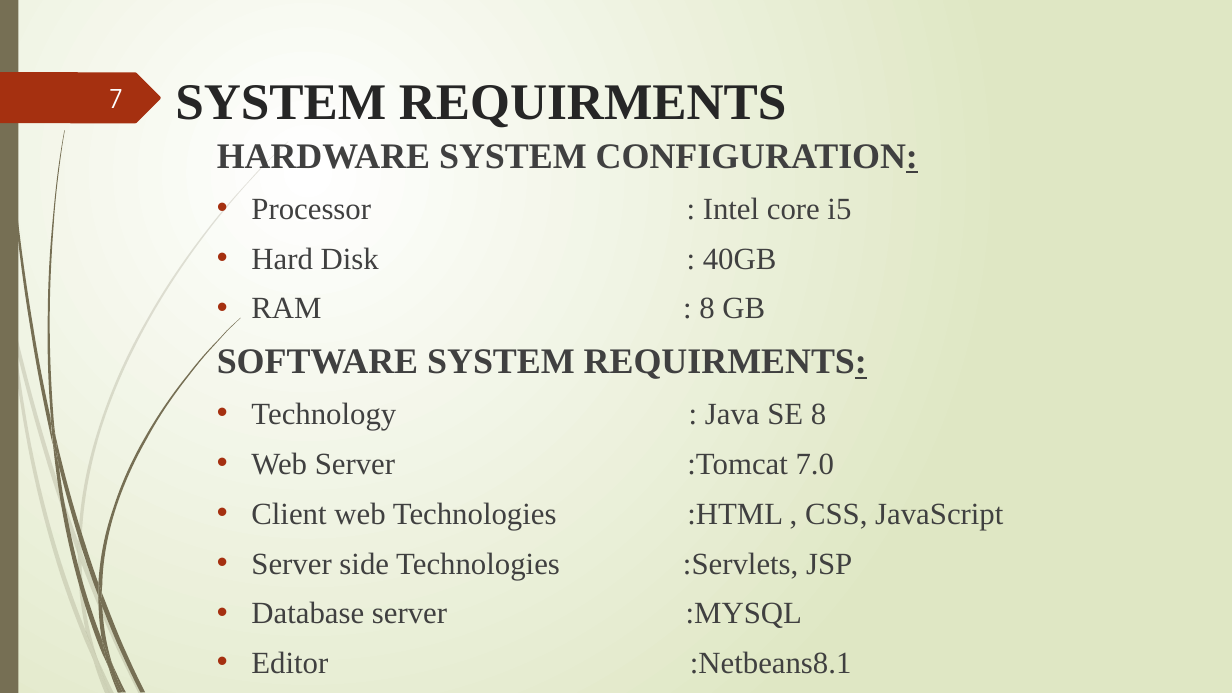
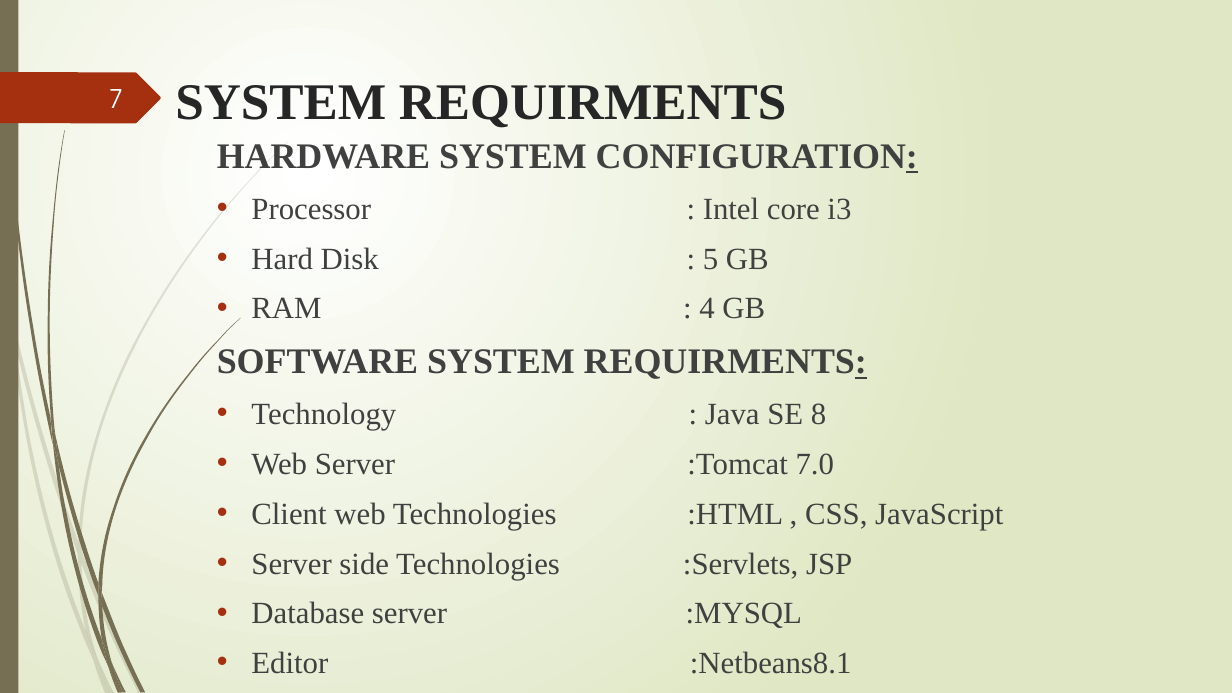
Before and after one commit to Dayakar-CSE/Miniproject-CloudSec, a slide deck: slide 7 of CloudSec ppt 2025.pptx. Drawn at 1232x693 pixels with LibreOffice and Linux fonts; fonts in the diff are those of the drawing. Boxes give left, top, right and bottom in pixels: in the first picture for what was removed or moved away, otherwise in the second. Text is boxed around its words. In the diff, an @@ line names an element or a change of style, - is before the commit and + after.

```diff
--- a/CloudSec ppt 2025.pptx
+++ b/CloudSec ppt 2025.pptx
@@ text at [251, 197, 851, 319]: text changed @@
-• Processor : Intel core i5
-• Hard Disk : 40GB
-• RAM : 8 GB
+• Processor : Intel core i3
+• Hard Disk : 5 GB
+• RAM : 4 GB
```
Also in this commit, not shown: 1 other file.
